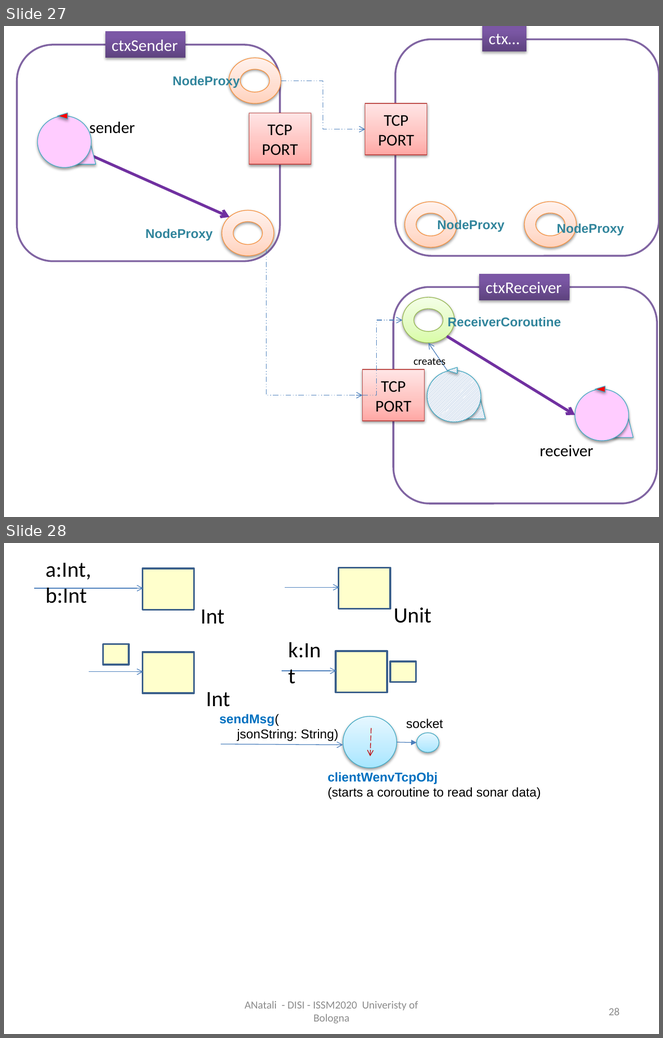
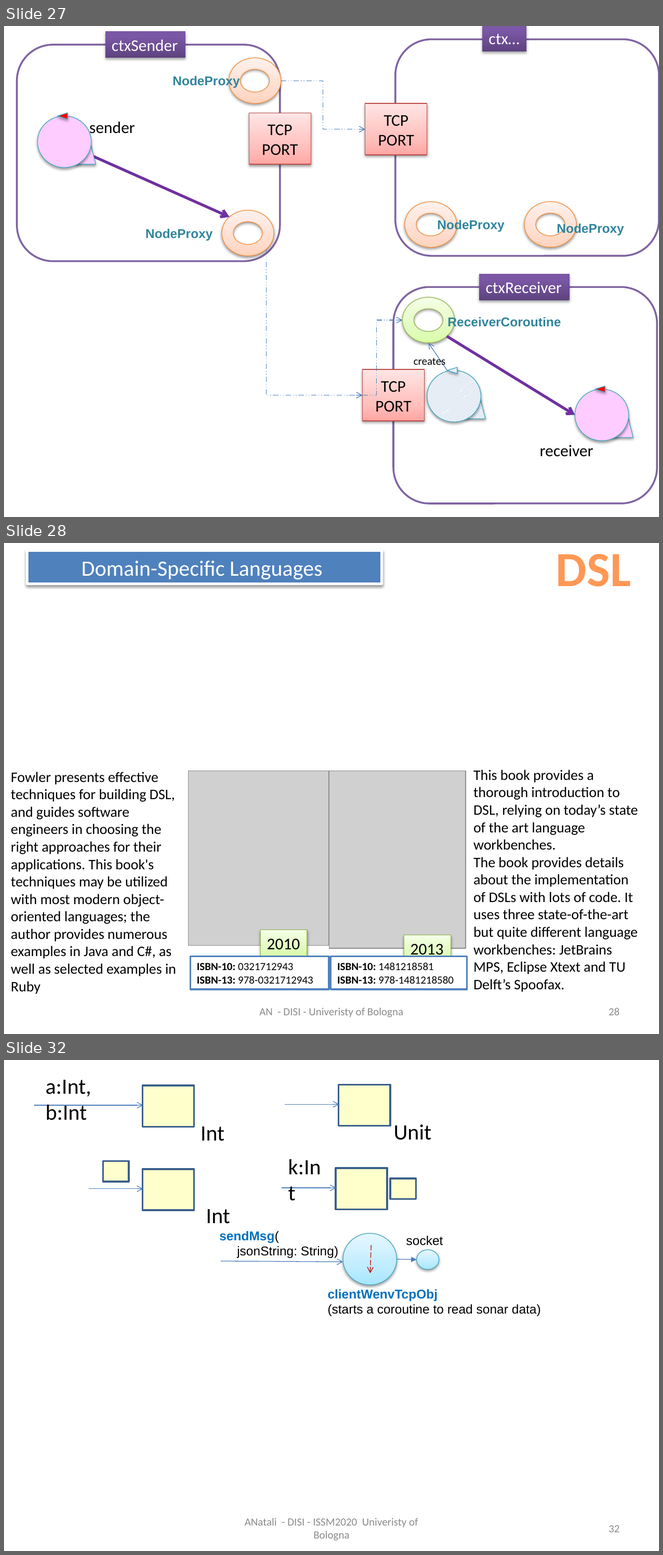
Before and after one commit to anatali/iss2020LabBo, a slide deck: it.unibo.issLabStart/userDocs/ISSM2020.pptx. Shown one above the other, each under a label of ours: slides 27 and 28 before the commit, slides 27, 28 and 32 after it; the slides between them are not shown. The pictures are 663x1038 and 663x1555 pixels, drawn with LibreOffice and Linux fonts; fonts in the diff are those of the drawing; grey boxes stand for pictures. Boxes give left, top, right and bottom in pixels: in the first picture for what was removed or moved away, otherwise in the second. Text is boxed around its words. In the diff, an @@ line names an element or a change of style, - is before the commit and + after.

```diff
--- a/it.unibo.issLabStart/userDocs/ISSM2020.pptx
+++ b/it.unibo.issLabStart/userDocs/ISSM2020.pptx
@@ slide 28 added at (4, 543, 659, 1034), background #FFFFFF @@
@@ rectangle added at (27, 551, 382, 584), fill #4F81BD, outline #FFFFFF 3 pt, 24 pt, text #FFFFFF @@
+Domain-Specific Languages
@@ text added at (556, 554, 631, 587), 54 pt, text gradient #9D4700 to #FF9856 to #FFF5F1, bold @@
+DSL
@@ text added at (11, 772, 176, 994), 16 pt, text #000000 @@
+Fowler presents effective techniques for building DSL, and guides software engineers in choosing the right approaches for their applications. This book's techniques may be utilized with most modern object-oriented languages; the author provides numerous examples in Java and C#, as well as selected examples in Ruby
@@ picture added at (188, 771, 328, 946) @@
@@ picture added at (329, 771, 465, 949) @@
@@ text added at (474, 770, 638, 992), 16 pt, text #000000 @@
+This book provides a thorough introduction to DSL, relying on today’s state of the art language workbenches.
+The book provides details about the implementation of DSLs with lots of code. It uses three state-of-the-art but quite different language workbenches: JetBrains MPS, Eclipse Xtext and TU Delft’s Spoofax.
@@ rectangle added at (260, 930, 307, 956), fill gradient #DAFDA7 to #E4FCC2 to #F5FFE7, outline #98B955 0.75 pt, 18 pt, text #000000 @@
+2010
@@ rectangle added at (404, 936, 451, 962), fill gradient #DAFDA7 to #E4FCC2 to #F5FFE7, outline #98B955 0.75 pt, 18 pt, text #000000 @@
+2013
@@ rectangle added at (190, 957, 329, 990), fill #FFFFFF, outline #4F81BD 2 pt, 12 pt, text #000000 @@
+ISBN-10: 0321712943
+ISBN-13: 978-0321712943
@@ rectangle added at (331, 957, 467, 990), fill #FFFFFF, outline #4F81BD 2 pt, 12 pt, text #000000 @@
+ISBN-10: 1481218581
+ISBN-13: 978-1481218580
@@ text added at (259, 1008, 403, 1018), 12 pt, text #8C8C8C @@
+AN - DISI - Univeristy of Bologna
@@ page number added at (609, 1008, 620, 1016), 12 pt, text #8C8C8C @@
+28
@@ what was slide 28 is now slide 32 @@
@@ page number at (609, 1525, 620, 1533): text changed @@
-28
+32
```
Also in this commit, not shown: 2 slides changed, 3 other slides added, 33 other files.
